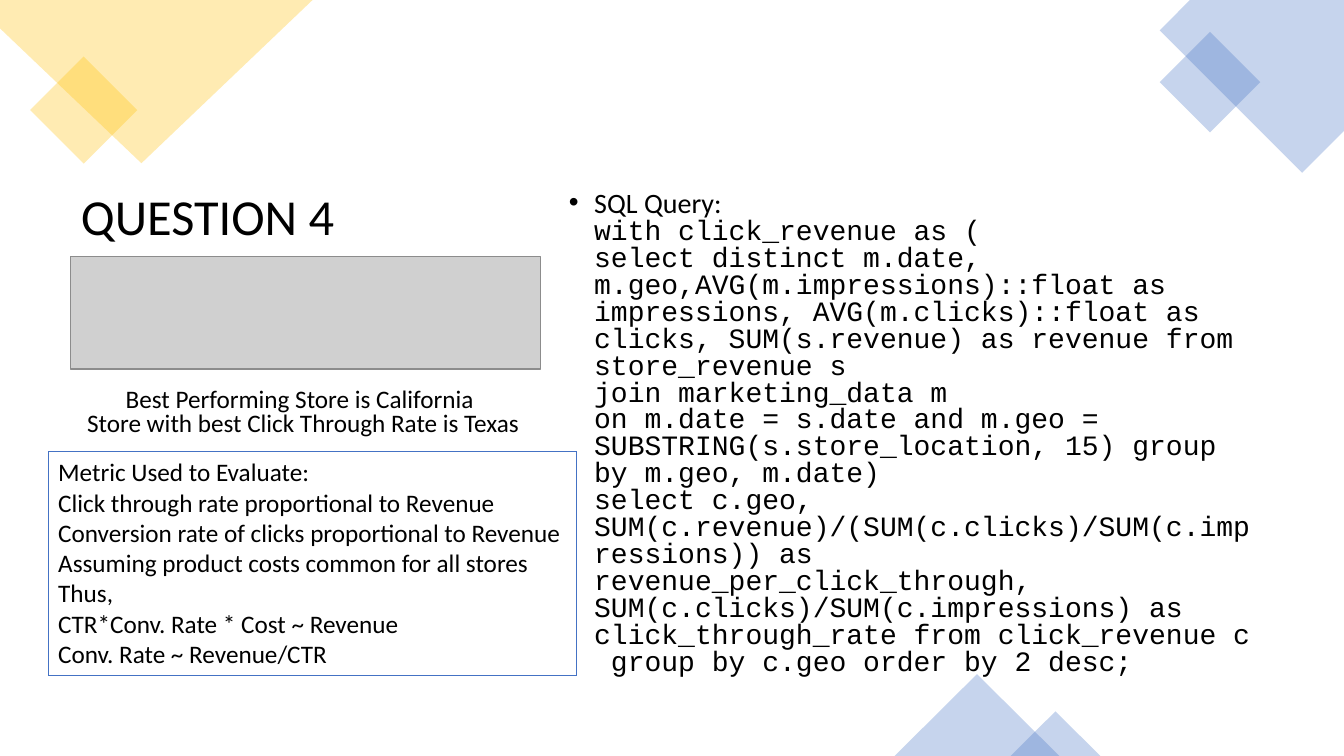
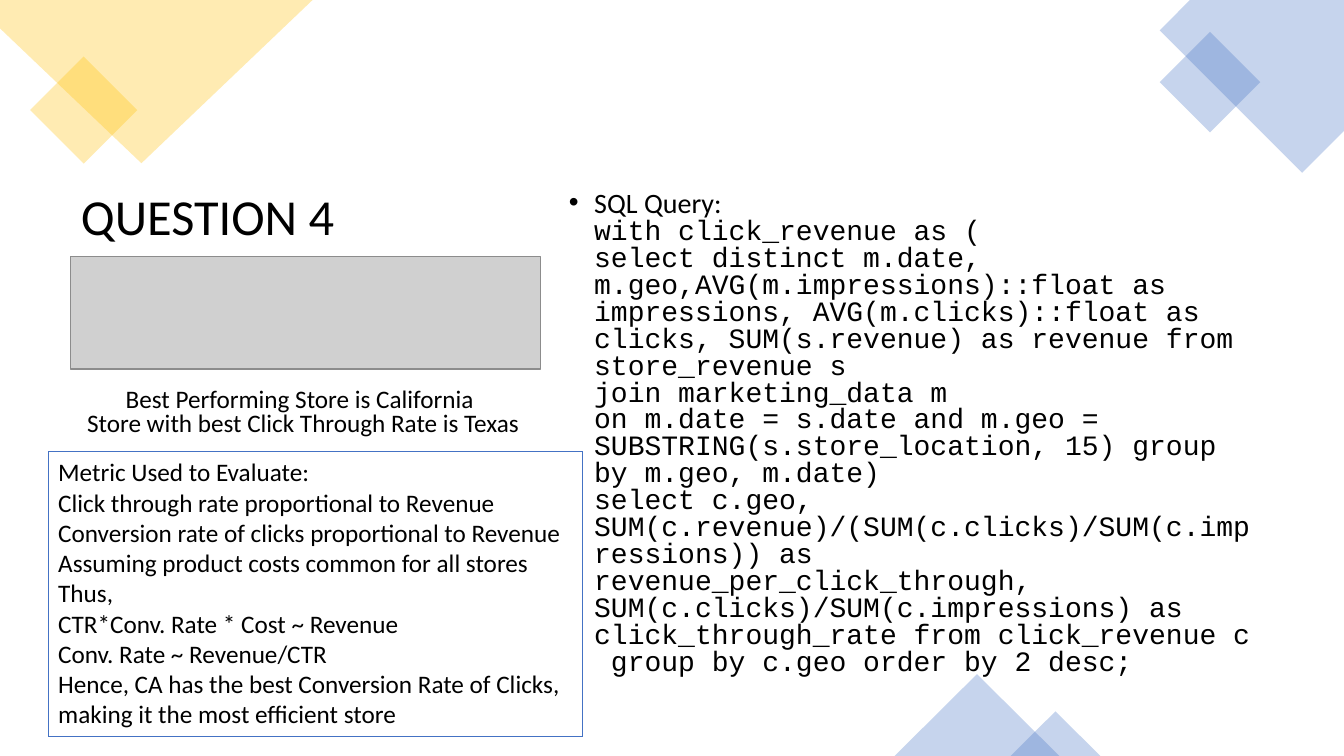
Before and after one commit to RohanShukla2998/assessment_sql, a slide deck: slide 6 of PMG_presentation.pptx. Drawn at 1344x756 pixels with LibreOffice and Linux fonts; fonts in the diff are those of the drawing; grey boxes stand for pictures. Boxes give left, top, right and bottom in pixels: in the first picture for what was removed or moved away, otherwise in the second. Text is boxed around its words. In the diff, an @@ line names an element or a change of style, - is before the commit and + after.

```diff
--- a/PMG_presentation.pptx
+++ b/PMG_presentation.pptx
@@ rectangle "Metric Used to Evaluate: Click ...": place and size @@
-rectangle "Metric Used to Evaluate: Click ..." at <box>48,452,577,676</box>
+rectangle "Metric Used to Evaluate: Click ..." at <box>48,452,583,737</box>
@@ text in rectangle at <box>58,675,559,728</box>: paragraphs added @@
+Hence, CA has the best Conversion Rate of Clicks,
+making it the most efficient store
```
